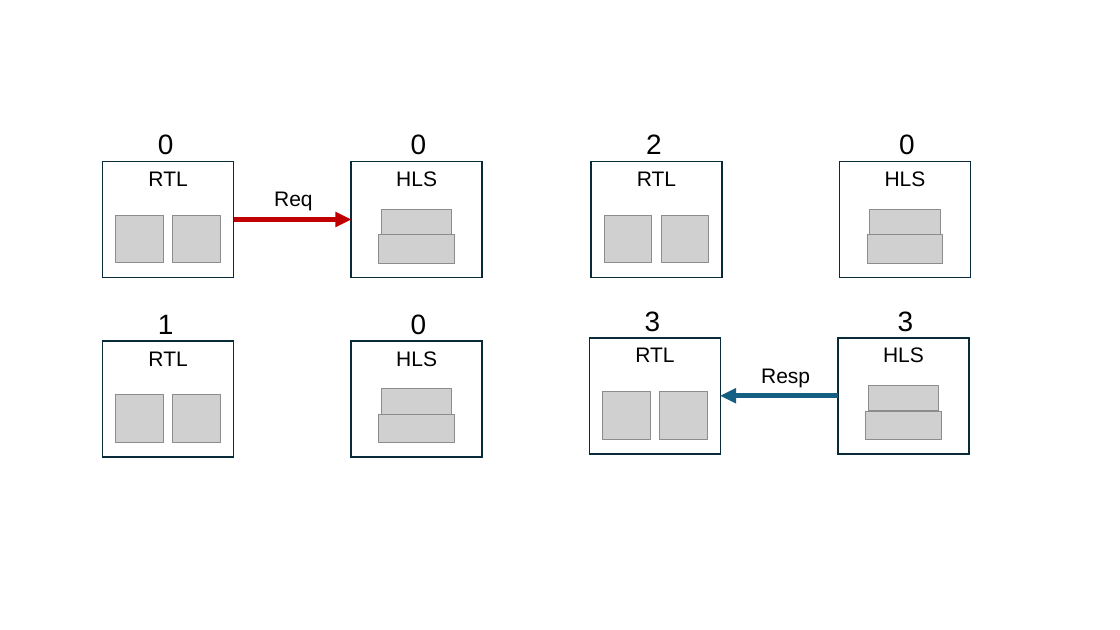
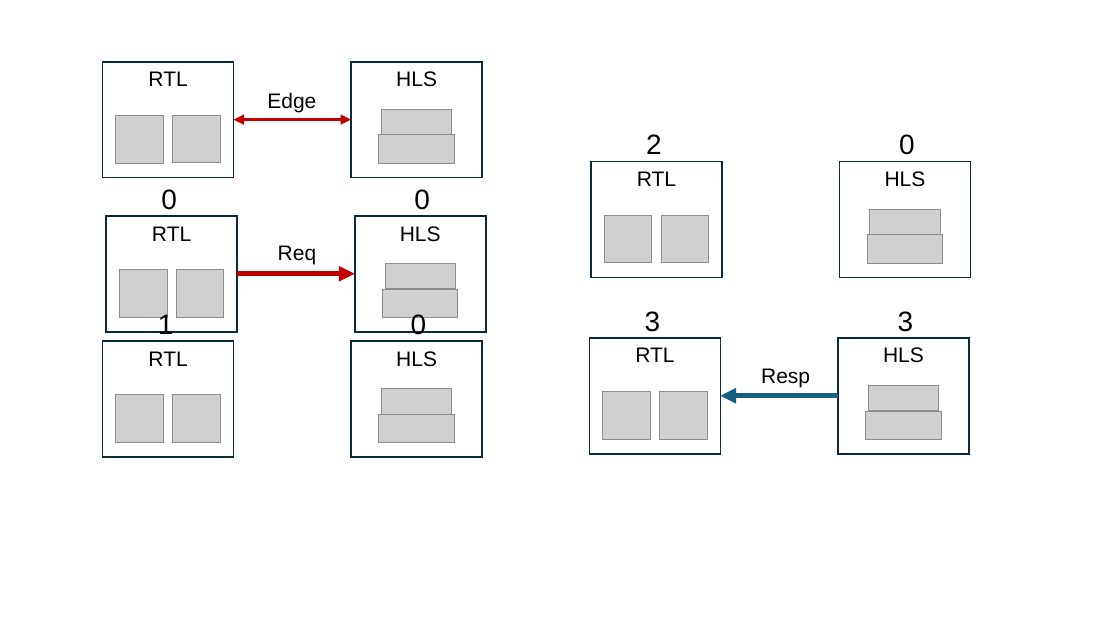
Before and after one commit to vighneshiyer/publications, a slide deck: slide 29 of figs/latte24/figs.pptx (slide 24 before the commit). Drawn at 1120x630 pixels with LibreOffice and Linux fonts; fonts in the diff are those of the drawing; grey boxes stand for pictures. Boxes give left, top, right and bottom in pixels: in the first picture for what was removed or moved away, otherwise in the second. Text is boxed around its words. In the diff, an @@ line names an element or a change of style, - is before the commit and + after.

```diff
--- a/figs/latte24/figs.pptx
+++ b/figs/latte24/figs.pptx
@@ group added at (x1=103, y1=61, x2=482, y2=177): 4 pictures, 2 rectangles, 1 text, 1 double arrow @@
+HLS
+RTL
+Edge
@@ 4 pictures, 3 texts, 2 rectangles, 1 arrow moved together from (x1=103, y1=134, x2=482, y2=277) to (x1=106, y1=189, x2=486, y2=332) @@
```
Also in this commit, not shown: 2 other slides changed, 5 slides added, 8 other files.
